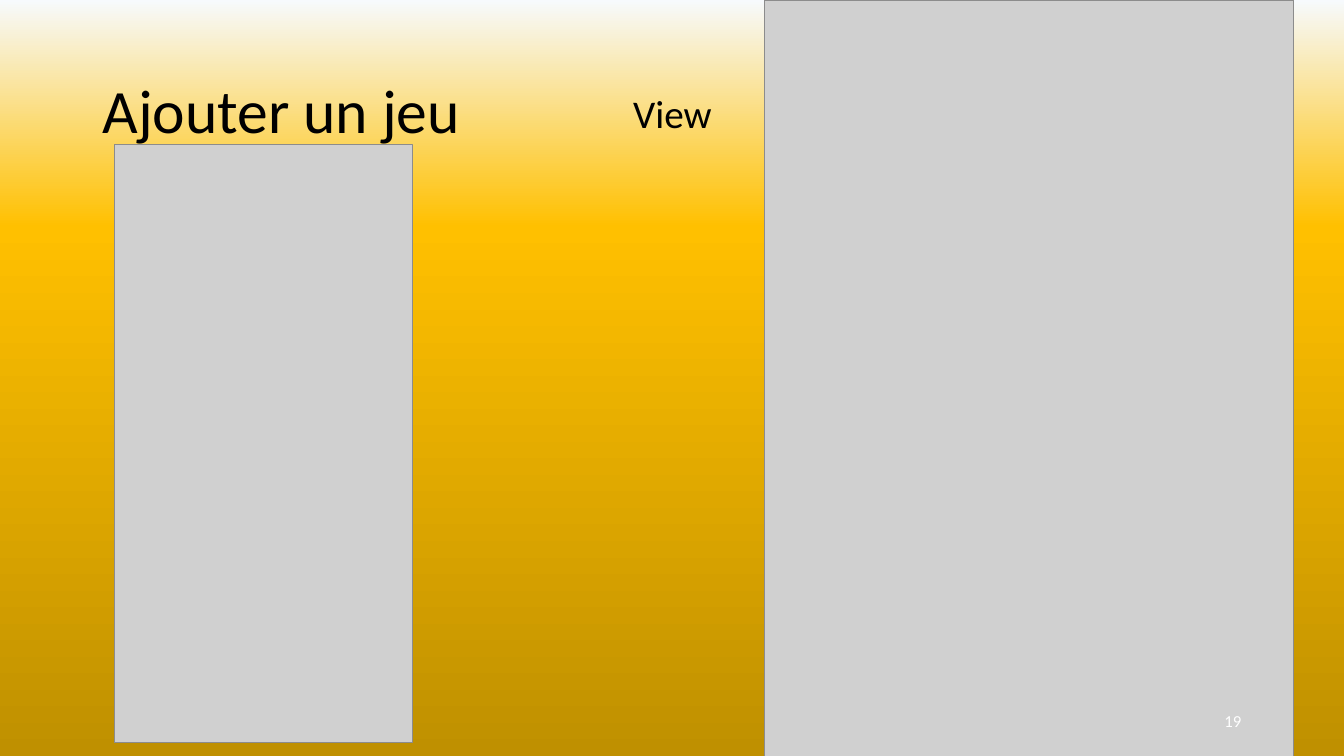
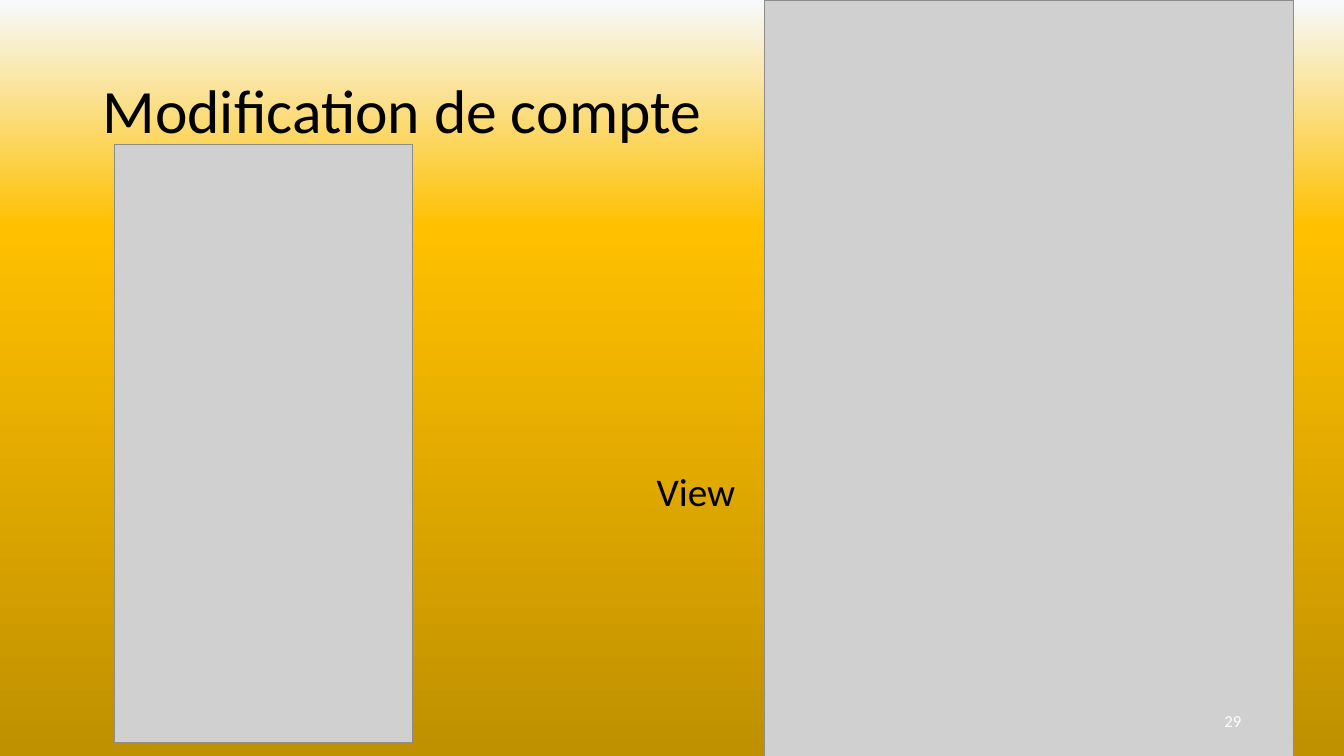
Before and after one commit to SebLeyr/Rotten_potatoes, a slide deck: slide 29 of Conception/Rotten potatoes.pptx (slide 19 before the commit). Drawn at 1344x756 pixels with LibreOffice and Linux fonts; fonts in the diff are those of the drawing; grey boxes stand for pictures. Boxes give left, top, right and bottom in pixels: in the first picture for what was removed or moved away, otherwise in the second. Text is boxed around its words. In the diff, an @@ line names an element or a change of style, - is before the commit and + after.

```diff
--- a/Conception/Rotten potatoes.pptx
+++ b/Conception/Rotten potatoes.pptx
@@ title at <box>102,82,701,148</box>: text changed @@
-Ajouter un jeu
+Modification de compte
@@ text "View": place and size @@
-text "View" at <box>633,101,711,129</box>
+text "View" at <box>657,479,735,507</box>
@@ page number at <box>1224,717,1241,727</box>: text changed @@
-19
+29
```
Also in this commit, not shown: 1 other slide changed, 17 slides added, 7 slides removed, 10 other files.
